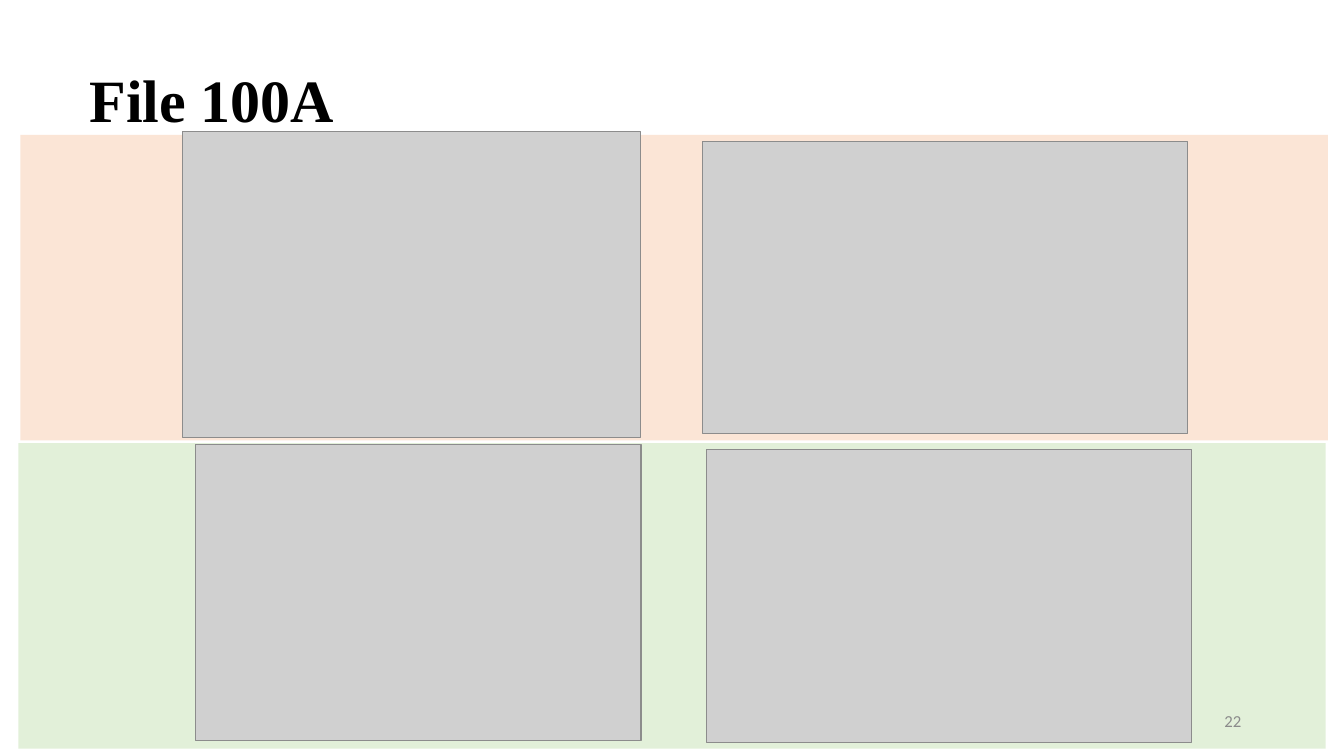
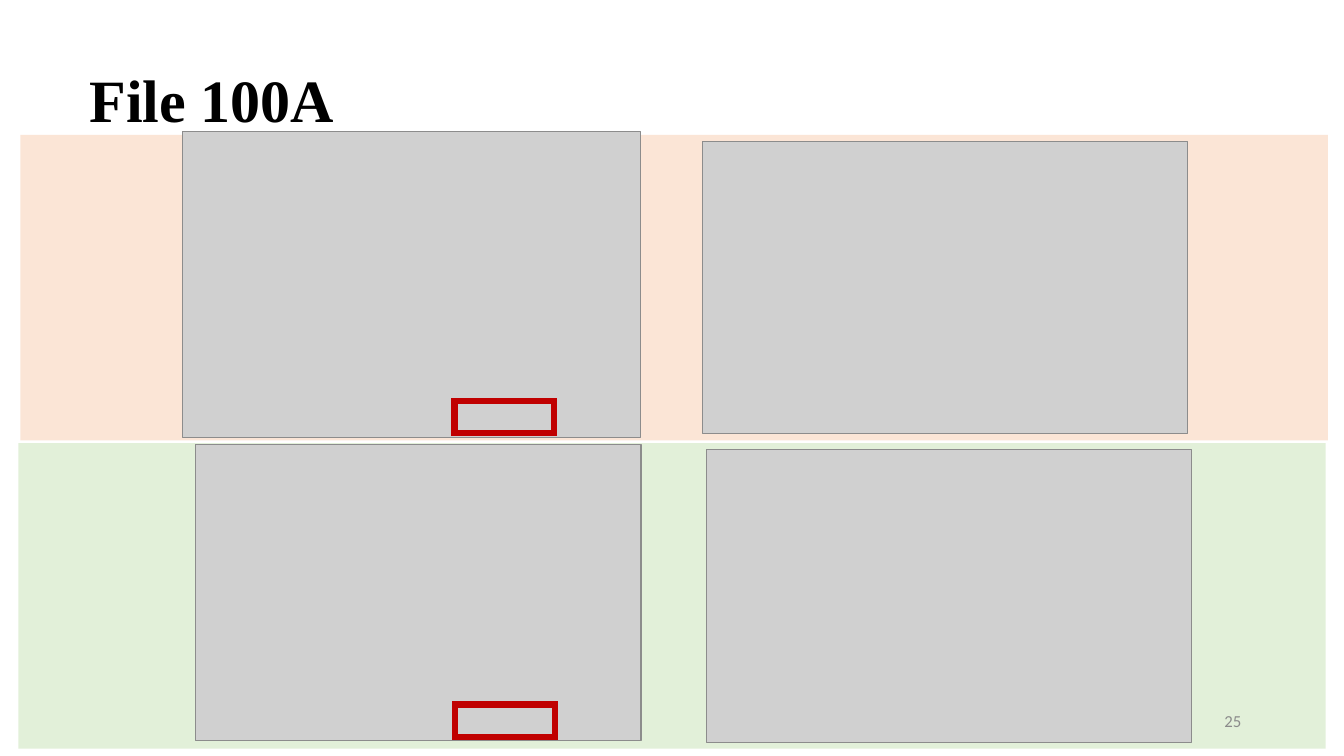
Before and after one commit to vinogradova-lab/cell-type-specific-proximity-labeling, a slide deck: slide 26 of docs/update_041223.pptx (slide 23 before the commit). Drawn at 1344x756 pixels with LibreOffice and Linux fonts; fonts in the diff are those of the drawing; grey boxes stand for pictures. Boxes give left, top, right and bottom in pixels: in the first picture for what was removed or moved away, otherwise in the second. Text is boxed around its words. In the diff, an @@ line names an element or a change of style, - is before the commit and + after.

```diff
--- a/docs/update_041223.pptx
+++ b/docs/update_041223.pptx
@@ rectangle added at (455, 401, 555, 434), outline #C00000 4.5 pt @@
@@ rectangle added at (456, 705, 556, 737), outline #C00000 4.5 pt @@
@@ page number at (1224, 716, 1241, 727): text changed @@
-22
+25
```
Also in this commit, not shown: 17 other slides changed, 5 slides added.
